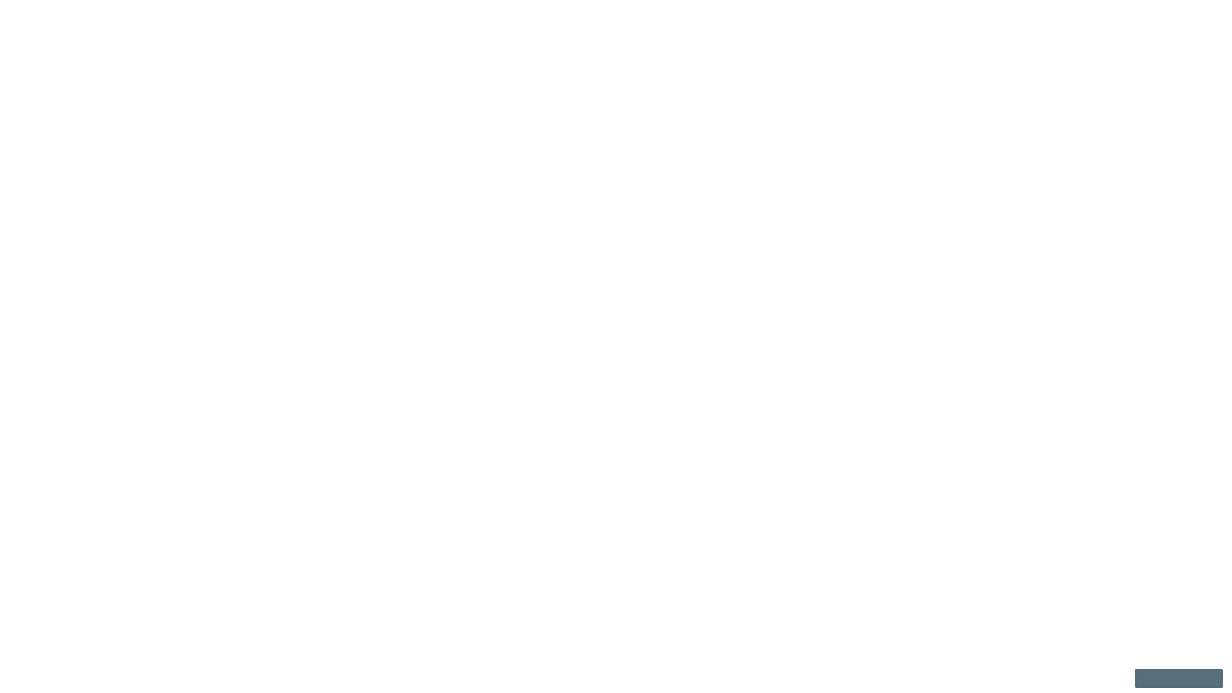
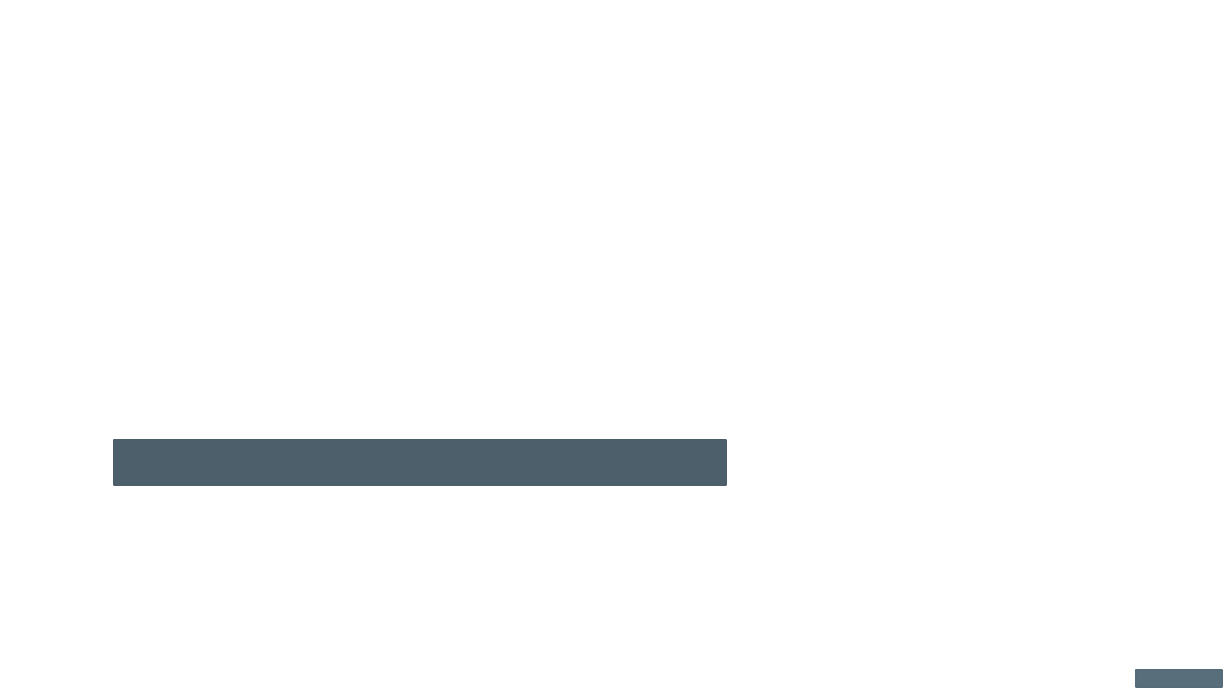
Before and after one commit to jonh-carvalho/PC_ADS_26.2_8001, a slide deck: slide 1 of docs/Disciplina/docs/aula04/Architecting_the_Measurable_Cloud.pptx. Drawn at 1232x693 pixels with LibreOffice and Linux fonts; fonts in the diff are those of the drawing; background and template pictures are left out. Boxes give left, top, right and bottom in pixels: in the first picture for what was removed or moved away, otherwise in the second. Text is boxed around its words. In the diff, an @@ line names an element or a change of style, - is before the commit and + after.

```diff
--- a/docs/Disciplina/docs/aula04/Architecting_the_Measurable_Cloud.pptx
+++ b/docs/Disciplina/docs/aula04/Architecting_the_Measurable_Cloud.pptx
@@ rectangle added at <box>114,440,725,484</box>, fill #4D5F6B, outline #4C5E6A 2 pt @@
```
Also in this commit, not shown: 13 slides added, 13 slides removed, 8 other files.
